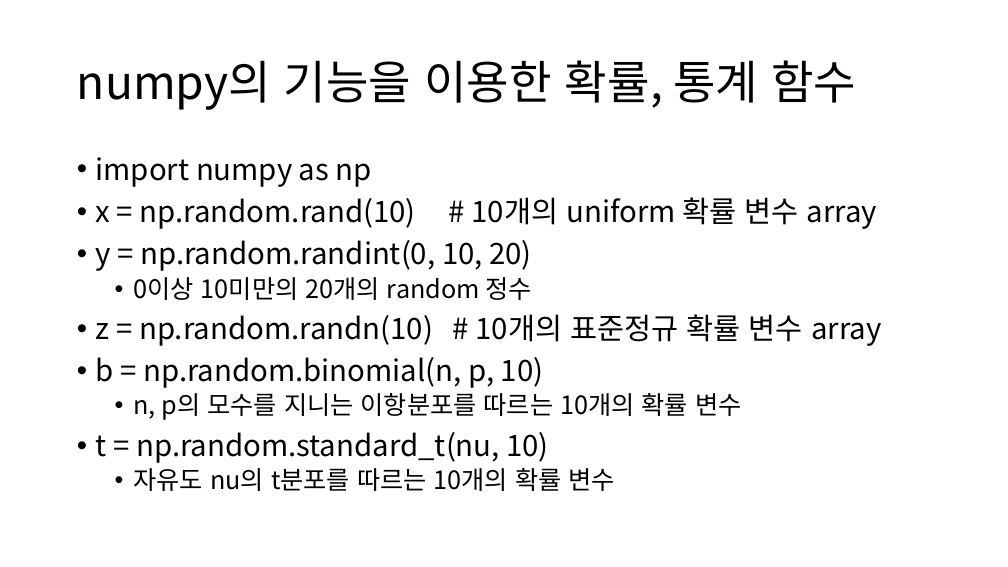
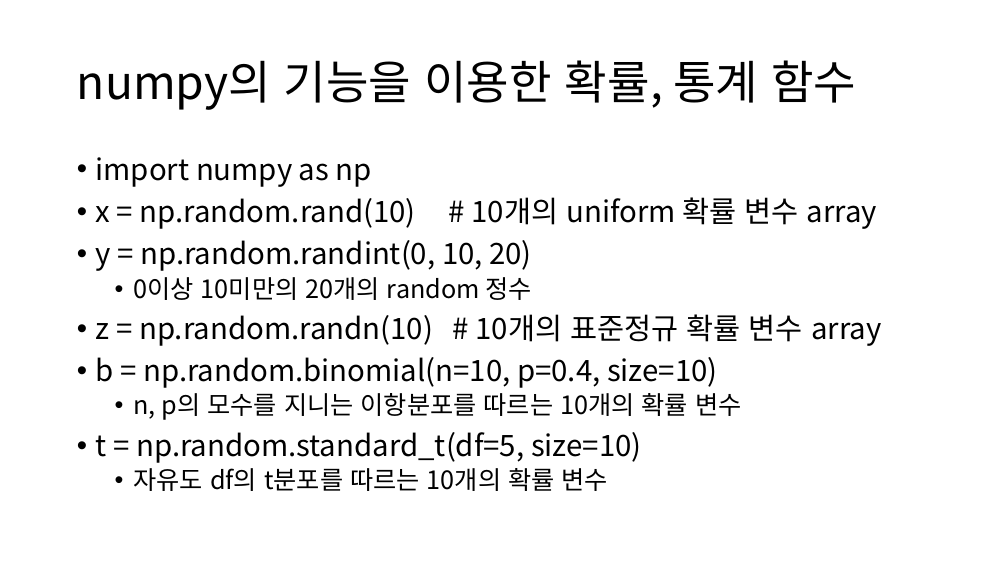
Before and after one commit to ksublee/SPuP, a slide deck: slide 20 of ppt/Python_9_Probability.pptx. Drawn at 1008x567 pixels with LibreOffice and Linux fonts; fonts in the diff are those of the drawing. Boxes give left, top, right and bottom in pixels: in the first picture for what was removed or moved away, otherwise in the second. Text is boxed around its words. In the diff, an @@ line names an element or a change of style, - is before the commit and + after.

```diff
--- a/ppt/Python_9_Probability.pptx
+++ b/ppt/Python_9_Probability.pptx
@@ text at (96,357,718,388): text changed @@
-• b = np.random.binomial(n, p, 10)
+• b = np.random.binomial(n=10, p=0.4, size=10)
@@ text at (96,432,642,491): text changed @@
-• t = np.random.standard_t(nu, 10)
-  • 자유도 nu의 t분포를 따르는 10개의 확률 변수
+• t = np.random.standard_t(df=5, size=10)
+  • 자유도 df의 t분포를 따르는 10개의 확률 변수
```
Also in this commit, not shown: 2 other slides changed, 1 other file.
